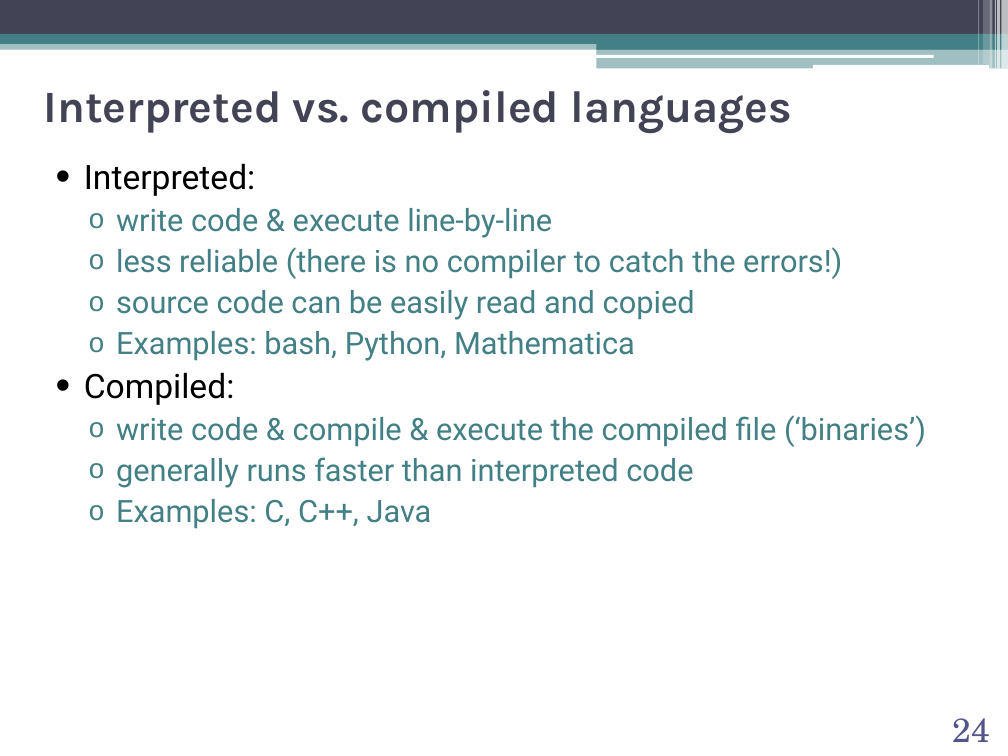
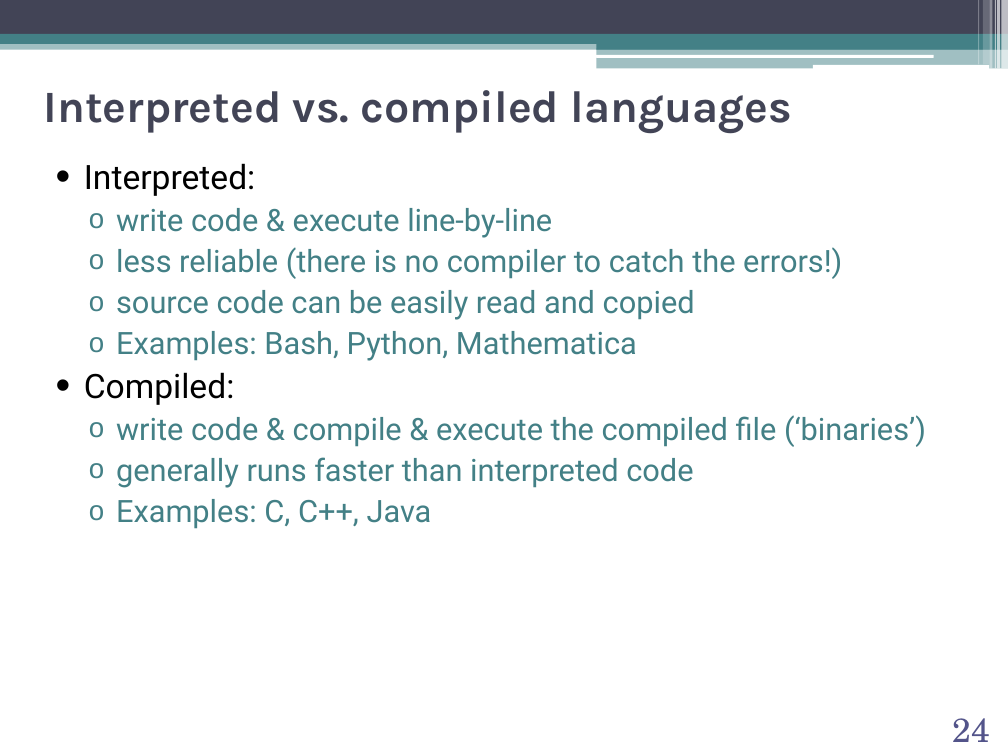
Before and after one commit to abilandz/PH8124, a slide deck: slide 24 of Lecture_1/ABilandzic_PH8124_SS2020_0c.pptx. Drawn at 1008x756 pixels with LibreOffice and Linux fonts; fonts in the diff are those of the drawing; background and template pictures are left out. Boxes give left, top, right and bottom in pixels: in the first picture for what was removed or moved away, otherwise in the second. Text is boxed around its words. In the diff, an @@ line names an element or a change of style, - is before the commit and + after.

```diff
--- a/Lecture_1/ABilandzic_PH8124_SS2020_0c.pptx
+++ b/Lecture_1/ABilandzic_PH8124_SS2020_0c.pptx
@@ text at (116,331,637,361): text changed @@
-  o Examples: bash, Python, Mathematica
+  o Examples: Bash, Python, Mathematica
```
Also in this commit, not shown: 16 other slides changed, 3 other files.
